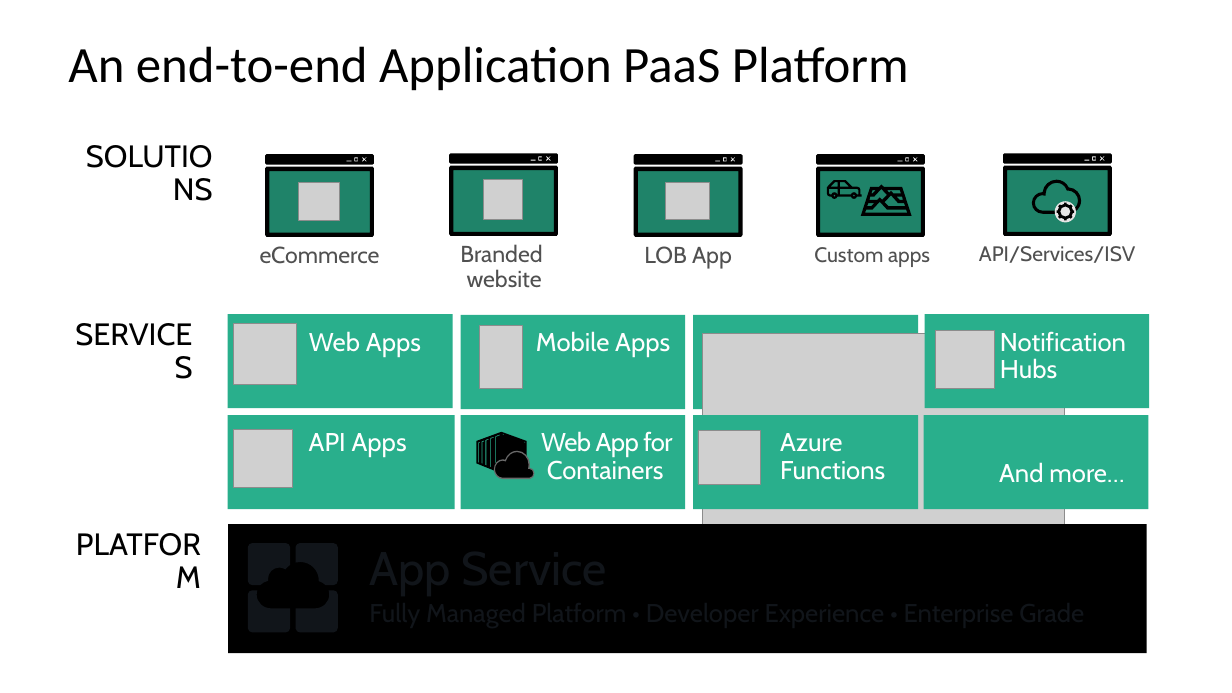
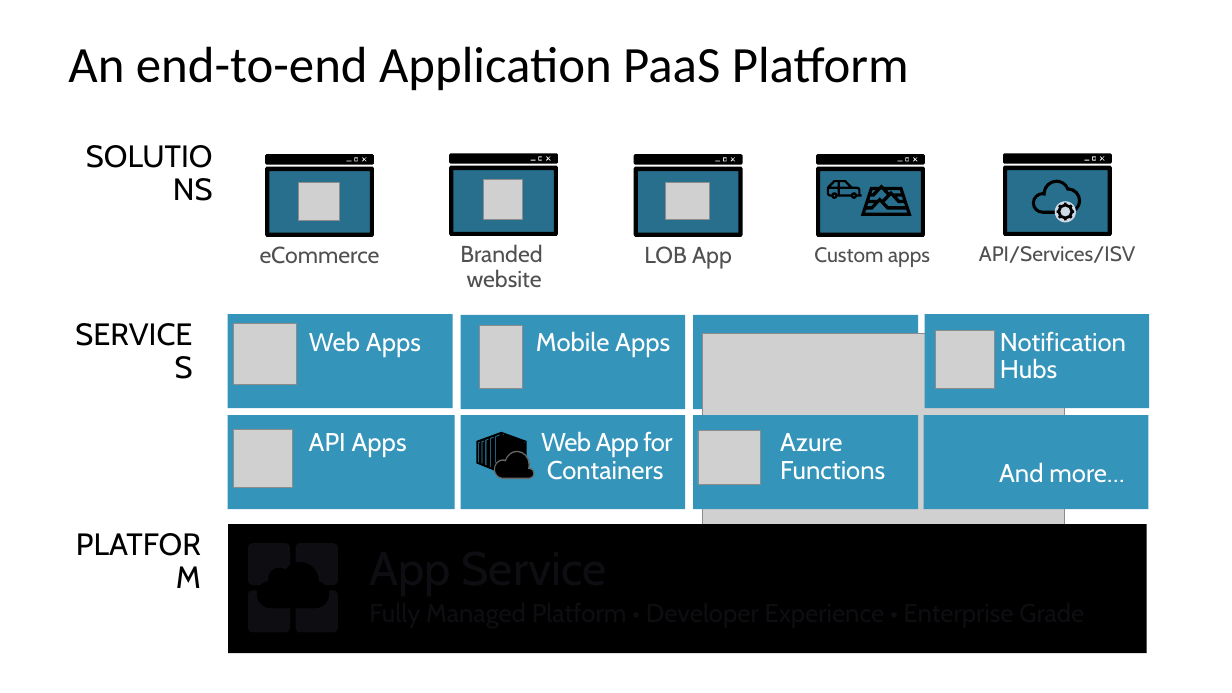
Before and after one commit to warrendt/cloudfridays, a slide deck: slide 23 of content/Azure Fundamentals/1. Understand cloud concepts/2. The differences between Iaas, Paas and Saas.pptx (slide 18 before the commit). Drawn at 1232x693 pixels with LibreOffice and Linux fonts; fonts in the diff are those of the drawing; grey boxes stand for pictures; background and template pictures are left out. Boxes give left, top, right and bottom in pixels: in the first picture for what was removed or moved away, otherwise in the second. Text is boxed around its words. In the diff, an @@ line names an element or a change of style, - is before the commit and + after.

```diff
--- a/content/Azure Fundamentals/1. Understand cloud concepts/2. The differences between Iaas, Paas and Saas.pptx
+++ b/content/Azure Fundamentals/1. Understand cloud concepts/2. The differences between Iaas, Paas and Saas.pptx
@@ fill #1F8369 to #276F8B in 5 elements at bbox=[267, 167, 372, 236], bbox=[452, 166, 557, 235], bbox=[636, 167, 741, 236], bbox=[1005, 166, 1110, 235], bbox=[818, 167, 923, 236] @@
@@ ellipse at bbox=[1055, 201, 1076, 223]: fill #E7E6E6 to #CEDBE6 @@
@@ fill #29AF8C to #3494BA in 8 elements at bbox=[693, 315, 918, 409], bbox=[460, 315, 685, 409], bbox=[227, 314, 452, 409], bbox=[227, 415, 455, 509], bbox=[925, 314, 1150, 409], bbox=[693, 415, 918, 509], bbox=[460, 415, 685, 509], bbox=[924, 415, 1149, 509] @@
```
Also in this commit, not shown: 12 other slides changed, 7 slides added, 2 slides removed.
